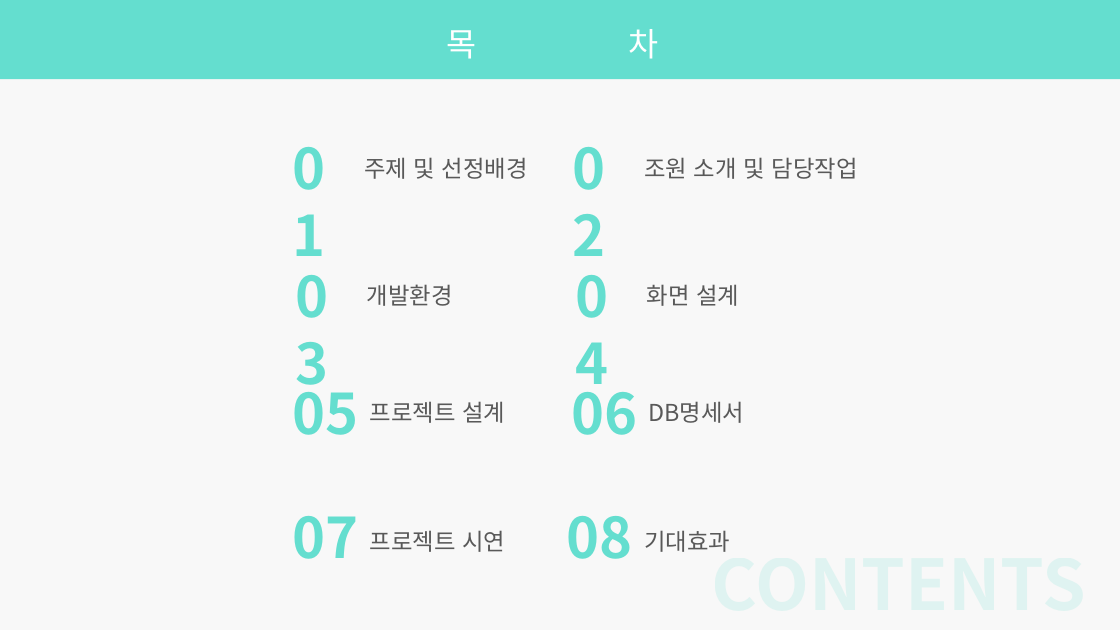
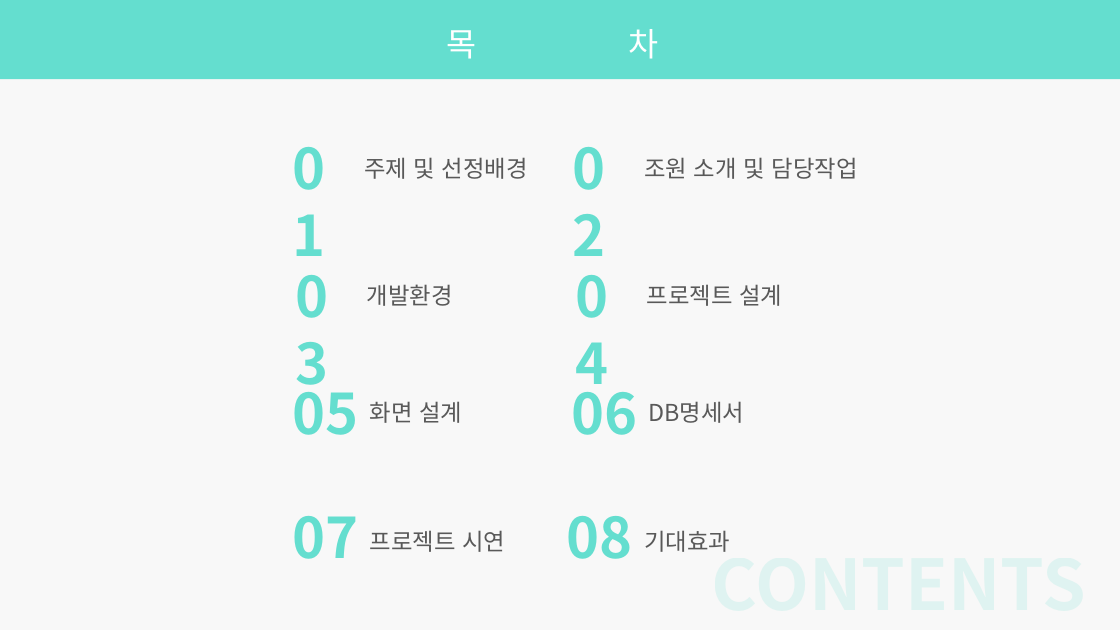
Before and after one commit to ProjectKM1/JavaProject, a slide deck: slide 2 of 발표자료/발표자료.pptx. Drawn at 1120x630 pixels with LibreOffice and Linux fonts; fonts in the diff are those of the drawing. Boxes give left, top, right and bottom in pixels: in the first picture for what was removed or moved away, otherwise in the second. Text is boxed around its words. In the diff, an @@ line names an element or a change of style, - is before the commit and + after.

```diff
--- a/발표자료/발표자료.pptx
+++ b/발표자료/발표자료.pptx
@@ text at (647, 284, 782, 306): text changed @@
-화면 설계
+프로젝트 설계
@@ text at (370, 401, 462, 423): text changed @@
-프로젝트 설계
+화면 설계
```
Also in this commit, not shown: 5 other slides changed.
